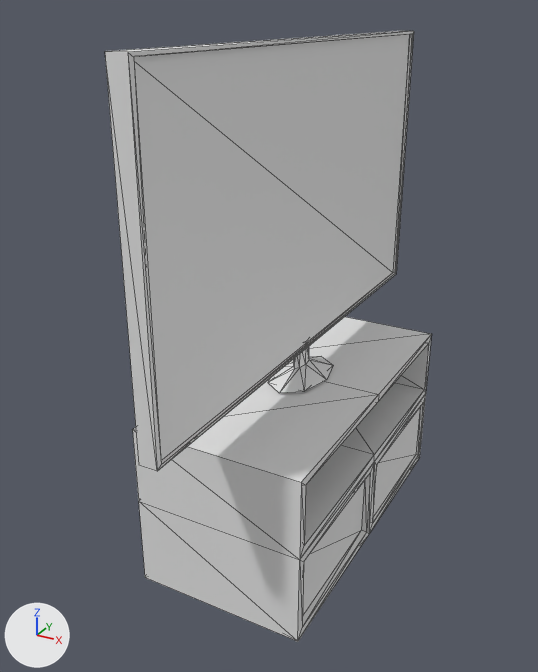
One commit to the glTF model pizza-jam-16/Models/Tv_stand.glb: the scene before it, then after it.
One viewpoint serves both versions: a camera (50 mm lens) standing at (3.58, -7.32, 1.97) and looking at (-0.29, -0.29, -1.54). The lights are fixed; the arrows at lower left show +X, +Y and +Z. The first picture is the older version. Mesh edges are drawn as thin lines.

Before the edit, the objects in view are built like this:
```python
me_cube = bpy.data.meshes.new('Cube')
me_cube.from_pydata(...)  # 40 vertices, 72 faces; spans x -0.34..0.34, y -3.0..3.0, z -2.09..1.7
me_cube.materials.append(mat_material)  # white #e7e7e7
me_cube_001 = bpy.data.meshes.new('Cube.001')
me_cube_001.from_pydata(...)  # 58 vertices, 112 faces; spans x -1.0..1.0, y -2.0..2.0, z -2.58..-0.42
ob_cube = bpy.data.objects.new('Cube', me_cube)
ob_cube.location = (0.0, 0.0, 0.0)
ob_cube_001 = bpy.data.objects.new('Cube.001', me_cube_001)
ob_cube_001.location = (0.0, 0.0, -1.7)
```
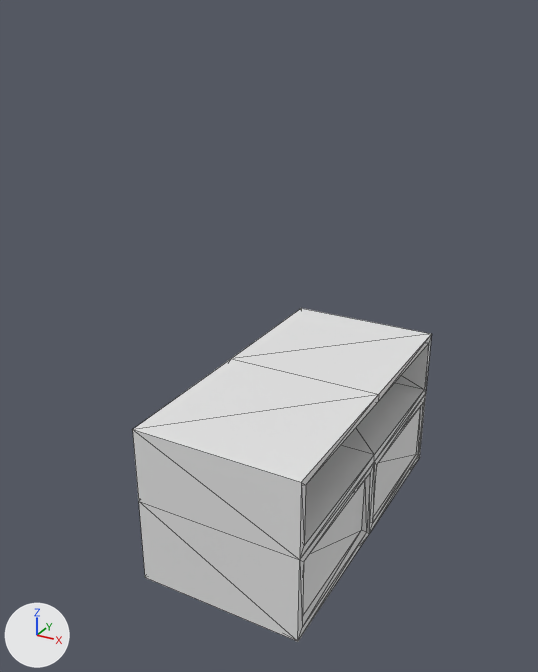
The change, as a list of edits to the scene's bpy script:
```text
Remove ob_cube:
    ob_cube = bpy.data.objects.new('Cube', me_cube)
    ob_cube.location = (0.0, 0.0, 0.0)
```

What differs and where, as boxes (x1, y1, x2, y2) in the pictures (538 x 672 px):
'Cube', deleted
    before: (105, 31, 414, 471)
